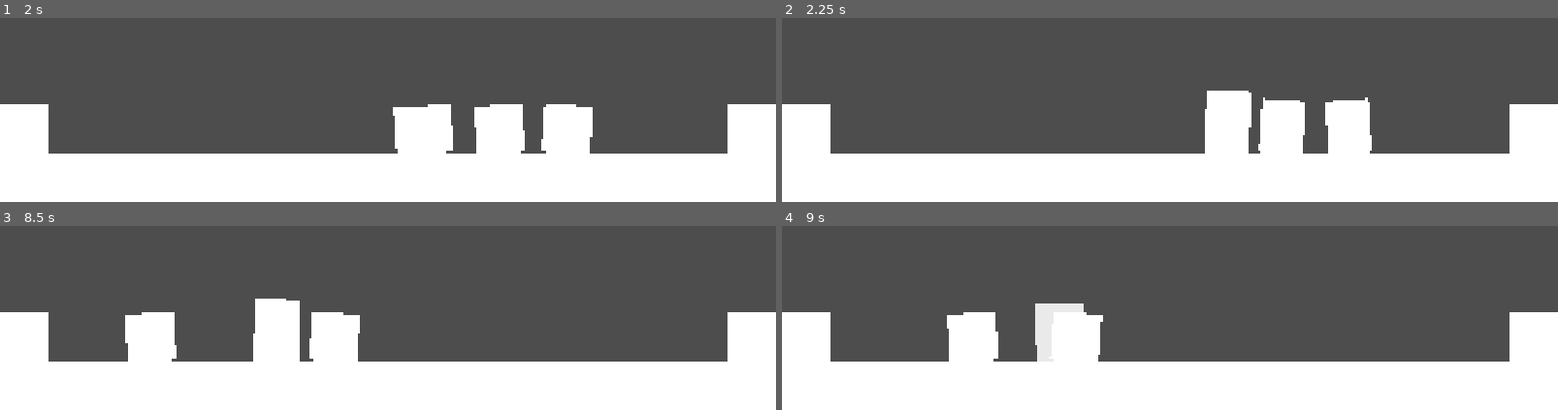
Above: before the commit, frames 1-4 (two rows, left to right).
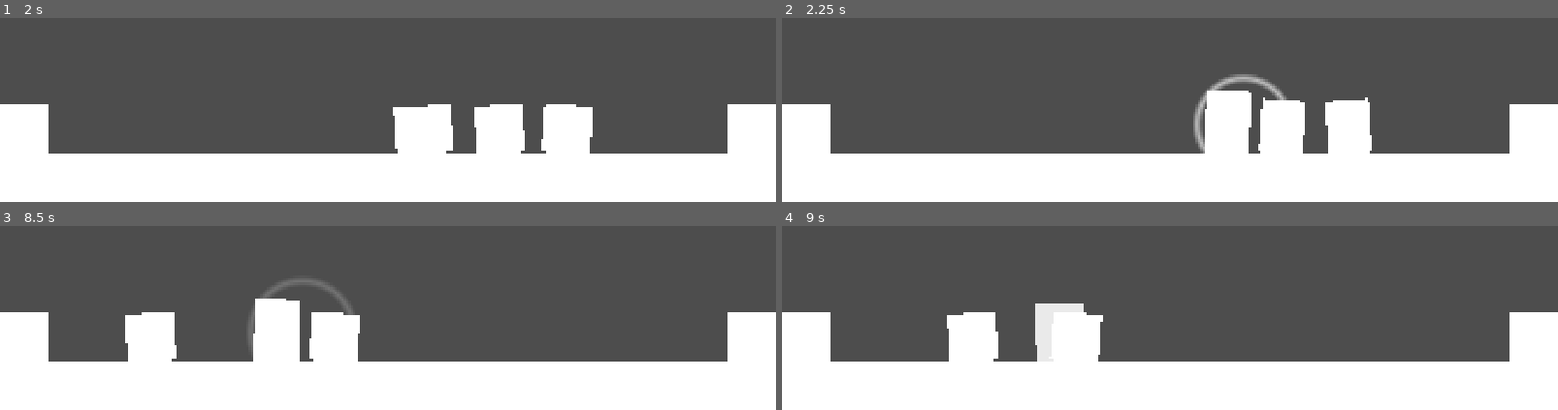
Above: after the commit, the same moments.

Repository: cliffordwilliam/wobble-protocol
Game: Godot game, scene res://test_scene.tscn
Two runs of this game, one before a commit and one after it. Both use one fixed random seed, a clock stepped at 60 frames per second and the inputs below. The project has no main scene, so this scene is started directly.
Inputs:
- Up to frame 1 (2 s): tap Enter (ui_accept) at 0.5, 0.77, 1.52 s; hold Right (ui_right) from 0.53 s (still down)
- Up to frame 2 (2.25 s): release Right (ui_right) at 2.03 s; hold Left (ui_left) from 2.03 s (still down)
- Up to frame 3 (8.5 s): release Left (ui_left) at 2.78 s; hold Right (ui_right) 2.78-4.28 s; tap Enter (ui_accept) at 3.02, 3.77, 4.52, 6.02, 6.77, 7.52 s; hold Left (ui_left) 4.28-5.03 s; hold Right (ui_right) 5.03-5.78 s; hold Left (ui_left) 5.78-7.28 s; hold Right (ui_right) from 7.28 s (still down)
- Up to frame 4 (9 s): keep holding Right (ui_right)

Frame 1 is identical in both runs. In frame 2, 0.8% of the frame differs, in the area x 53-65%, y 30-74%; in frame 3, 0.4%; in frame 4, nothing differs.

Commit message:
feat: add ring effect on getting hurt and create base class for effect compositors

Diff:
--- a/effects/death_burst.gd
+++ b/effects/death_burst.gd
@@ -1,5 +1,5 @@
 class_name DeathBurst
-extends Node2D
+extends EffectBurst
 
 const RAY_COUNT := 4
 const RAY_LENGTH_MIN := 300.0
@@ -10,15 +10,10 @@
 
 
 func _ready() -> void:
-	child_exiting_tree.connect(_on_child_exiting_tree)
+	super()
 
 	for i in RAY_COUNT:
 		var light_ray: LightRay = LightRayScene.instantiate()
 		light_ray.rotation = ANGLE_WINDOW * i + randf_range(0.0, ANGLE_WINDOW)
 		light_ray.points = PackedVector2Array([Vector2.ZERO, Vector2(randf_range(RAY_LENGTH_MIN, RAY_LENGTH_MAX), 0.0)])
 		add_child(light_ray)
-
-
-func _on_child_exiting_tree(_node: Node) -> void:
-	if get_child_count() == 1:
-		queue_free()
--- /dev/null
+++ b/effects/effect_burst.gd
@@ -0,0 +1,11 @@
+class_name EffectBurst
+extends Node2D
+
+
+func _ready() -> void:
+	child_exiting_tree.connect(_on_child_exiting_tree)
+
+
+func _on_child_exiting_tree(_node: Node) -> void:
+	if get_child_count() == 1:
+		queue_free()
--- a/effects/hit_burst.gd
+++ b/effects/hit_burst.gd
@@ -1,21 +1,16 @@
 class_name HitBurst
-extends Node2D
+extends EffectBurst
 
-const HIT_RAY_COUNT := 2
+const HIT_RAY_COUNT := 4
 const ANGLE_WINDOW := TAU / HIT_RAY_COUNT
 
 const HitRayScene := preload("res://effects/hit_ray.tscn")
 
 
 func _ready() -> void:
-	child_exiting_tree.connect(_on_child_exiting_tree)
+	super()
 
 	for i in HIT_RAY_COUNT:
 		var hit_ray: HitRay = HitRayScene.instantiate()
 		hit_ray.rotation = ANGLE_WINDOW * i + randf_range(0.0, ANGLE_WINDOW)
 		add_child(hit_ray)
-
-
-func _on_child_exiting_tree(_node: Node) -> void:
-	if get_child_count() == 1:
-		queue_free()
--- /dev/null
+++ b/effects/hurt_burst.gd
@@ -0,0 +1,2 @@
+class_name HurtBurst
+extends EffectBurst
--- /dev/null
+++ b/effects/hurt_burst.tscn
@@ -0,0 +1,13 @@
+[gd_scene load_steps=4 format=3]
+
+[ext_resource type="Script" path="res://effects/hurt_burst.gd" id="1_script"]
+[ext_resource type="PackedScene" path="res://effects/hit_burst.tscn" id="2_hit"]
+[ext_resource type="PackedScene" path="res://effects/light_ring.tscn" id="3_ring"]
+
+[node name="HurtBurst" type="Node2D"]
+script = ExtResource("1_script")
+
+[node name="HitBurst" parent="." instance=ExtResource("2_hit")]
+
+[node name="LightRing" parent="." instance=ExtResource("3_ring")]
+end_scale = 1.5
--- a/effects/light_ring.gd
+++ b/effects/light_ring.gd
@@ -2,11 +2,12 @@
 extends Sprite2D
 
 const DURATION := 0.3
-const END_SCALE := 3.0
+
+@export var end_scale := 3.0
 
 
 func _ready() -> void:
 	var tween := create_tween().set_trans(Tween.TRANS_QUAD).set_ease(Tween.EASE_OUT)
-	tween.tween_property(self, "scale", Vector2.ONE * END_SCALE, DURATION)
+	tween.tween_property(self, "scale", Vector2.ONE * end_scale, DURATION)
 	tween.parallel().tween_property(self, "modulate:a", 0.0, DURATION)
 	tween.tween_callback(queue_free)
--- a/player/player_hurt_state.gd
+++ b/player/player_hurt_state.gd
@@ -1,7 +1,7 @@
 class_name PlayerHurtState
 extends PlayerState
 
-const HitBurstScene := preload("res://effects/hit_burst.tscn")
+const HurtBurstScene := preload("res://effects/hurt_burst.tscn")
 
 @onready var timer: Timer = $Timer
 
@@ -15,9 +15,9 @@
 	player.is_invincible = true
 	player.velocity.x = Player.KNOCKBACK_VELOCITY * player.hurt_direction
 
-	var hit_burst: HitBurst = HitBurstScene.instantiate()
-	hit_burst.global_position = player.collision_shape.global_position
-	player.get_parent().add_child(hit_burst)
+	var hurt_burst: HurtBurst = HurtBurstScene.instantiate()
+	hurt_burst.global_position = player.collision_shape.global_position
+	player.get_parent().add_child(hurt_burst)
 
 	timer.start()
 
Not shown, added: effects/effect_burst.gd.uid
Not shown, added: effects/hurt_burst.gd.uid
